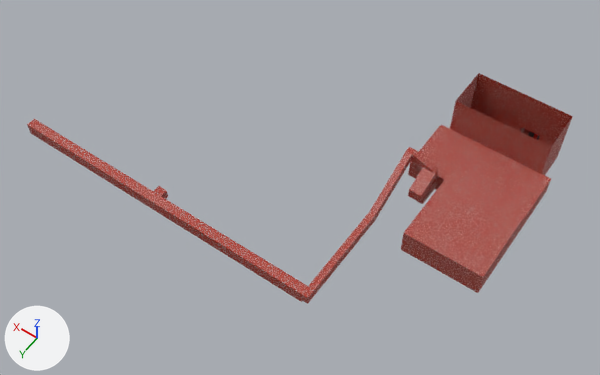
The glTF model assets/maps/map.glb, before and after one commit.
One viewpoint serves both versions: a 50 mm lens placed at (-46.0, 177.6, 191.0), pointed at (43.4, 52.5, -5.7). The lights are fixed; the arrows at lower left show +X, +Y and +Z. The older version comes first. Vertices at exactly the same position are counted once.

Names of what the first picture shows: 'map'.
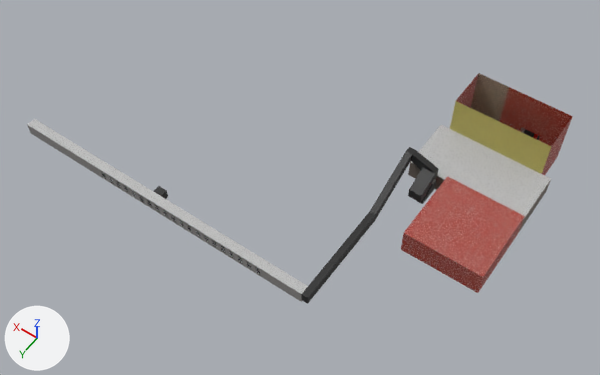
Where the change shows, as pixel boxes [x1, y1, x2, y2] in the pictures (600 x 375 px):
part 1 of me_cube, reshaped
    before: [523, 129, 540, 140]
part 2 of me_cube, surface changed
    both: [27, 73, 555, 304]
part 3 of me_cube, recoloured
    after: [101, 172, 260, 275]
part 4 of me_cube, recoloured
    before: [101, 172, 260, 275]
part 5 of me_cube, recoloured (red to yellow)
    both: [450, 101, 551, 174]
part 6 of me_cube, recoloured
    both: [153, 147, 439, 304]
part 7 of me_cube, recoloured
    both: [27, 119, 551, 294]
part 8 of me_cube, recoloured
    both: [471, 73, 509, 122]
part 9 of me_cube, recoloured
    both: [28, 125, 525, 302]
part 10 of me_cube, recoloured
    both: [408, 162, 551, 230]

Patch to the scene script:
```diff
--- a/assets/maps/map.glb.py
+++ b/assets/maps/map.glb.py
@@ mat_stop_sign_png @@
+mat_stop_sign_png = bpy.data.materials.new('stop_sign.png')
+# uses the picture img_stop_sign
@@ mat_iron_bars_png @@
+mat_iron_bars_png = bpy.data.materials.new('iron_bars.png')
+# uses the picture img_iron_bars
@@ mat_vent_png @@
+mat_vent_png = bpy.data.materials.new('vent.png')
+# uses the picture img_vent
@@ mat_glass_png @@
+mat_glass_png = bpy.data.materials.new('glass.png')
+# uses the picture img_glass
@@ mat_wooden_planks_png @@
+mat_wooden_planks_png = bpy.data.materials.new('wooden_planks.png')
+# uses the picture img_wooden_planks
@@ mat_cardboard_ceiling_png @@
+mat_cardboard_ceiling_png = bpy.data.materials.new('cardboard_ceiling.png')
+# uses the picture img_cardboard_ceiling
@@ mat_sad_white_png @@
+mat_sad_white_png = bpy.data.materials.new('sad_white.png')
+# uses the picture img_sad_white
@@ mat_road_png @@
+mat_road_png = bpy.data.materials.new('road.png')
+# uses the picture img_road
@@ mat_sad_bland_png @@
+mat_sad_bland_png = bpy.data.materials.new('sad_bland.png')
+# uses the picture img_sad_bland
@@ mat_chain_link_fence_png @@
+mat_chain_link_fence_png = bpy.data.materials.new('chain_link_fence.png')
+# uses the picture img_chain_link_fence
@@ mat_bright_pavement_png @@
+mat_bright_pavement_png = bpy.data.materials.new('bright_pavement.png')
+# uses the picture img_bright_pavement
@@ mat_boring_ceiling_png @@
+mat_boring_ceiling_png = bpy.data.materials.new('boring_ceiling.png')
+# uses the picture img_boring_ceiling
@@ mat_interesting_wall_png @@
+mat_interesting_wall_png = bpy.data.materials.new('interesting_wall.png')
+# uses the picture img_interesting_wall
@@ mat_railing_png @@
+mat_railing_png = bpy.data.materials.new('railing.png')
+# uses the picture img_railing
@@ mat_awful_yellow_png @@
+mat_awful_yellow_png = bpy.data.materials.new('awful_yellow.png')
+# uses the picture img_awful_yellow
@@ me_cube @@
-me_cube.from_pydata(...)  # 1157 vertices, 2111 faces; spans x -18.0..122.0, y -10.0..86.0, z -2.0..17.0
+me_cube.from_pydata(...)  # 1365 vertices, 2305 faces; spans x -18.0..122.0, y -10.0..86.0, z -2.0..17.0
+# me_cube part 1: 20 vertices removed from x -3.6..-2.2, y -4.8..0.8, z -2.0..-0.5; 216 vertices added at x -15.0..15.0, y -10.0..40.0, z -2.0..7.0
+# me_cube part 2: 1972 kept faces spanning x -18.0..122.0, y -10.0..86.0, z -2.0..17.0 get new texture (UV) coordinates
+# me_cube part 3: 94 faces spanning x 5.0..122.0, y -10.0..86.0, z -2.0..3.0 switch from mat_brick_png to mat_checkmate_png
+# me_cube part 4: 48 faces spanning x -14.0..91.2, y 15.0..86.0, z -1.4..2.0 switch from mat_brick_png to mat_glass_png
+# me_cube part 5: 10 faces spanning x -15.0..15.0, y 15.0, z 5.0..17.0 switch from mat_brick_png to mat_awful_yellow_png
+# me_cube part 6: 327 faces spanning x -8.0..74.0, y -10.0..86.0, z -2.0..11.0 switch from mat_brick_png to mat_boring_ceiling_png
+# me_cube part 7: 142 faces spanning x -18.0..122.0, y 15.0..86.0, z 2.0..5.0 switch from mat_brick_png to mat_cardboard_ceiling_png
+# me_cube part 8: 12 faces spanning x 5.0..15.0, y 1.0, z -1.0..17.0 switch from mat_brick_png to mat_interesting_wall_png
+# me_cube part 9: 347 faces spanning x -18.0..122.0, y -10.0..86.0, z -2.0..4.0 switch from mat_brick_png to mat_sad_white_png
+# me_cube part 10: 255 faces spanning x -18.0..122.0, y 15.0..86.0, z -2.0..5.0 switch from mat_brick_png to mat_sad_bland_png
+# other edits to the shape of me_cube do not show in these pictures
 me_cube.materials.append(mat_pavement_png)
+me_cube.materials.append(mat_chain_link_fence_png)
+me_cube.materials.append(mat_road_png)
+me_cube.materials.append(mat_vent_png)
+me_cube.materials.append(mat_stop_sign_png)
+me_cube.materials.append(mat_railing_png)
+me_cube.materials.append(mat_iron_bars_png)
+me_cube.materials.append(mat_bright_pavement_png)
+me_cube.materials.append(mat_wooden_planks_png)
```
